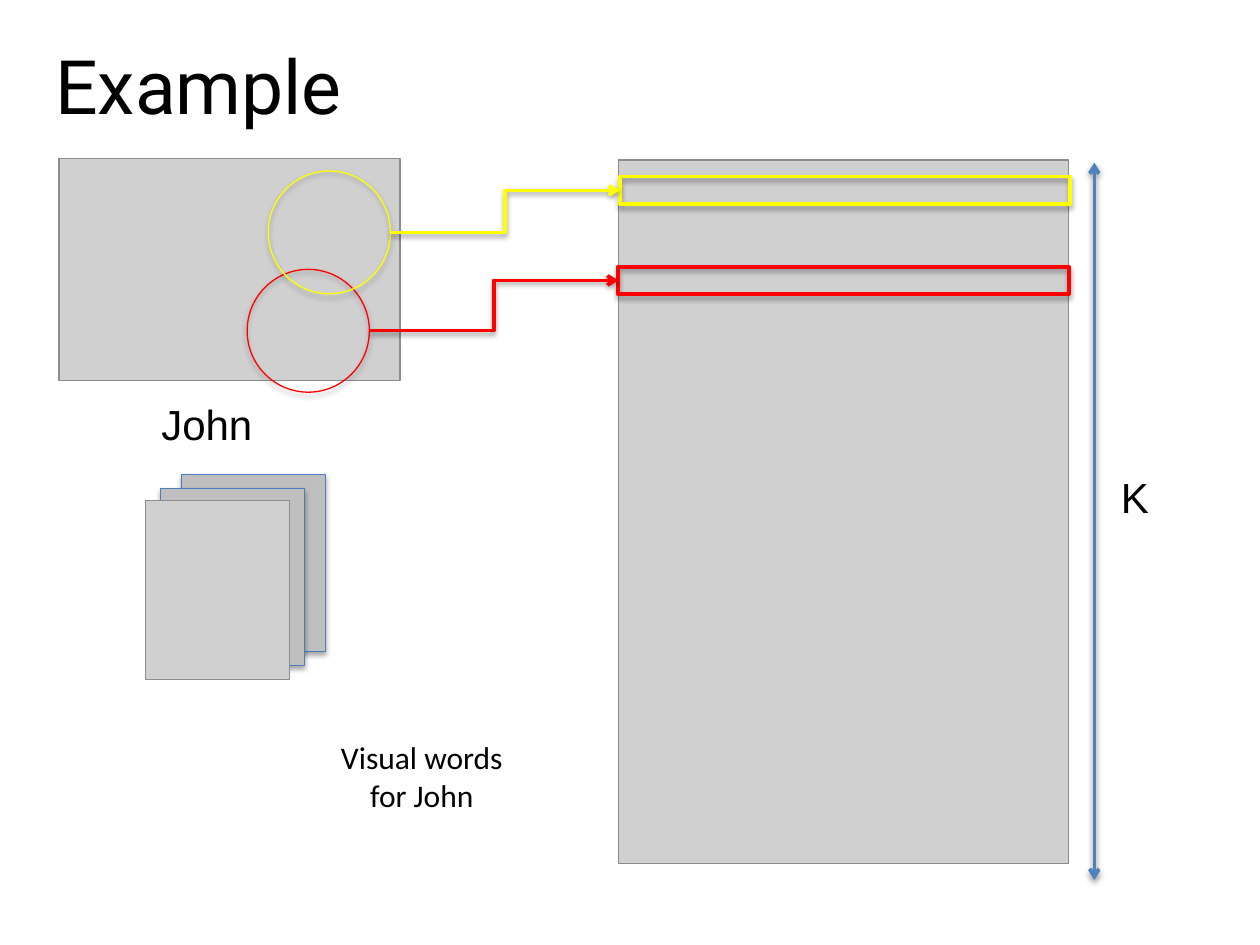
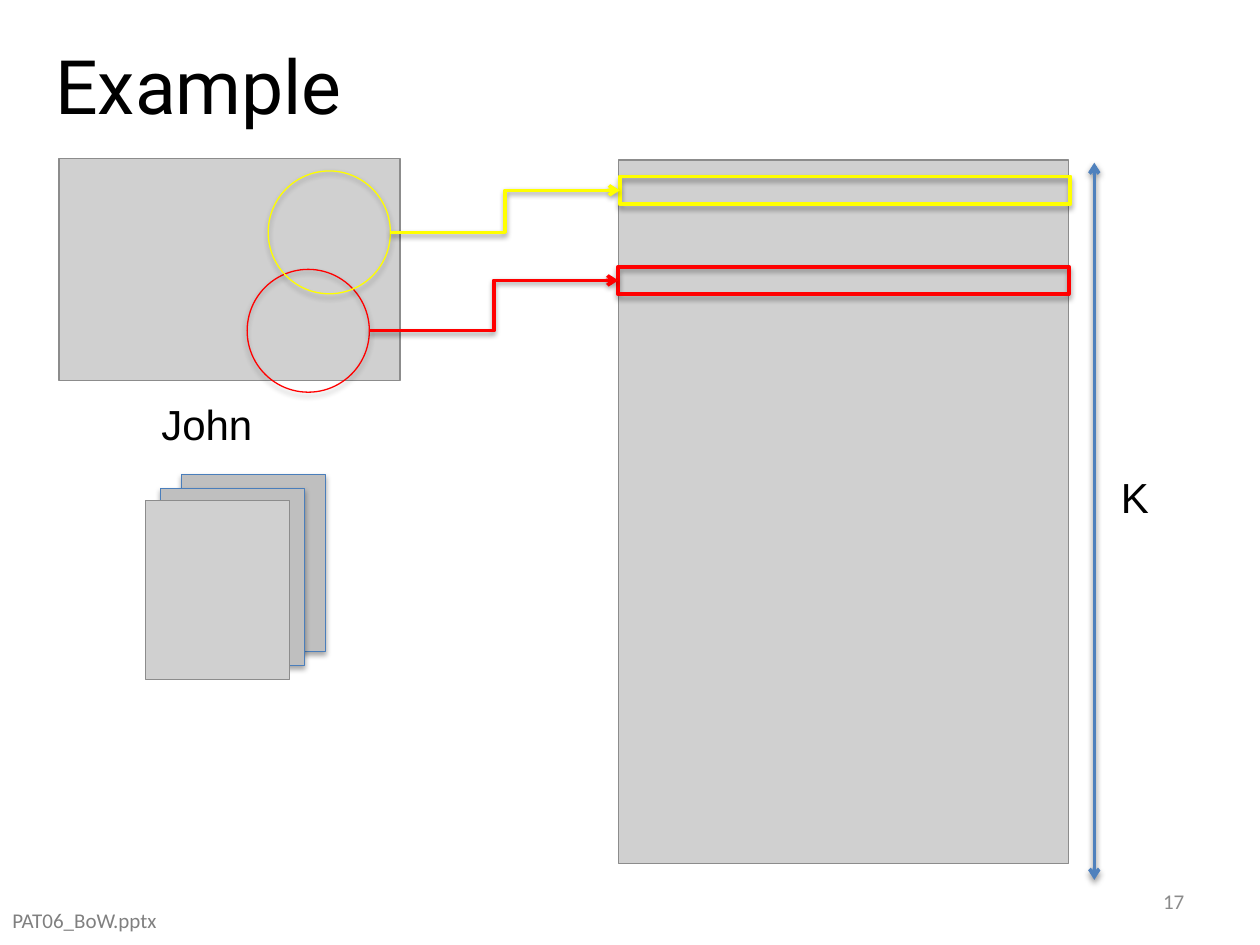
Before and after one commit to domingomery/patrones, a slide deck: slide 17 of clases/Cap06_Clustering/presentations/PAT06_BoW.pptx. Drawn at 1260x945 pixels with LibreOffice and Linux fonts; fonts in the diff are those of the drawing; grey boxes stand for pictures. Boxes give left, top, right and bottom in pixels: in the first picture for what was removed or moved away, otherwise in the second. Text is boxed around its words. In the diff, an @@ line names an element or a change of style, - is before the commit and + after.

```diff
--- a/clases/Cap06_Clustering/presentations/PAT06_BoW.pptx
+++ b/clases/Cap06_Clustering/presentations/PAT06_BoW.pptx
@@ text removed at (341, 747, 502, 808) @@
-Visual words
-for John
@@ page number added at (1163, 895, 1184, 909), 12 pt, text #8C8C8C @@
+17
@@ text added at (12, 914, 156, 932), 12 pt, text #808080 @@
+PAT06_BoW.pptx
```
Also in this commit, not shown: 34 other slides changed, 2 slides added, 2 slides removed, 5 other files.
